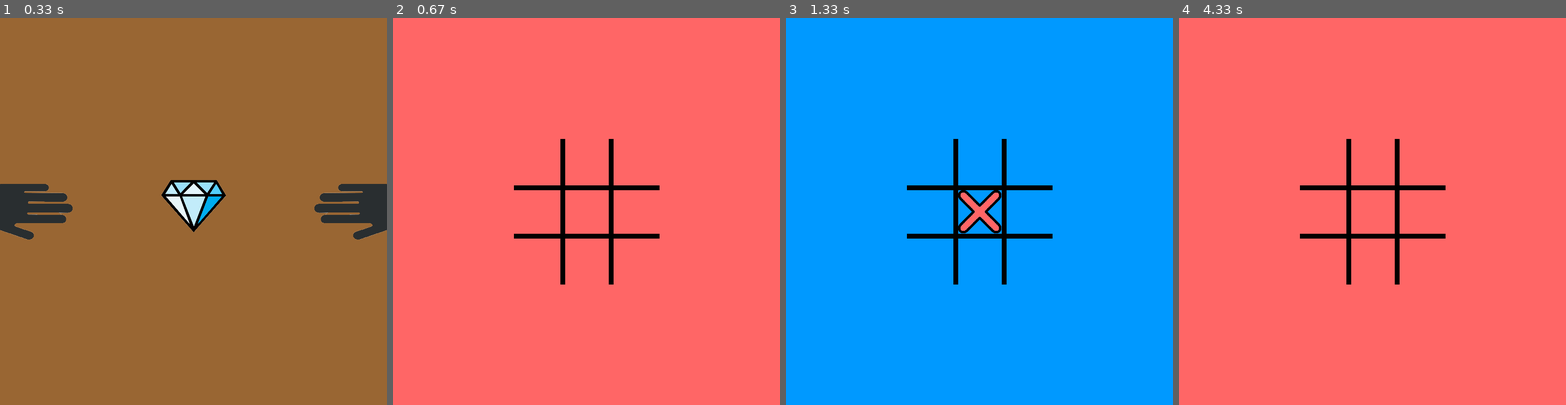
Above: before the commit, frames 1-4 (left to right).
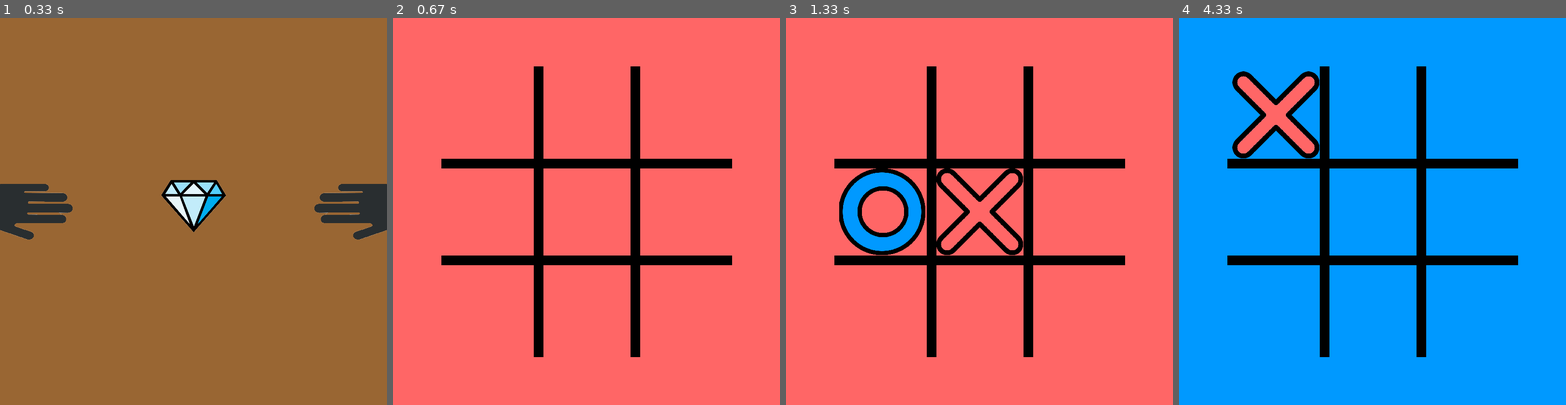
Above: after the commit, the same moments.

Repository: WingiM/PygameMiniGames
Game: pygame game, started from main.py
Two runs of this game, one before a commit and one after it. Both use one fixed random seed, a clock stepped at 60 frames per second and the inputs below.
Inputs (mouse positions are in pixels of both pictures, inside the frame that each line leads up to):
- Up to frame 1 (0.33 s): no input
- Up to frame 2 (0.67 s): tap Right Alt at 0.33 s
- Up to frame 3 (1.33 s): click (964, 226) at 0.72 s; click (886, 215) at 1.05 s
- Up to frame 4 (4.33 s): click (1252, 304) at 1.38 s; click (1271, 68) at 1.72 s; click (1353, 312) at 2.05 s; click (1360, 145) at 2.38 s; click (1473, 273) at 2.72 s; tap Space at 3.67 s; click (1248, 161) at 4.05 s

Frame 1 is identical in both runs. In frame 2, 8.6% of the frame differs, in the area x 12-88%, y 12-88%; in frame 3, 97%; in frame 4, 98%, in the area x 0-100%, y 0-100%.

Commit message:
Added win lines in TTT

Diff:
--- a/TicTacToe.py
+++ b/TicTacToe.py
@@ -2,7 +2,7 @@
 from Board import Board
 from load_image import load_image
 from load_sound import load_sound
-from constants import TTT_WIN_SOUND, TTT_CLICK_SOUND, COLORS
+from constants import TTT_WIN_SOUND, TTT_CLICK_SOUND, COLORS, WIDTH, HEIGHT
 
 size = width, height = 800, 800
 screen = pygame.display.set_mode(size)
@@ -25,6 +25,7 @@
         self.working = True
         self.won = None
         self.caption = 'Крестики-нолики'
+        self.won_cells = ()
 
     def set_view(self, left, top, cell_size):
         self.left = left
@@ -64,6 +65,7 @@
             self.working = False
             self.won = 'red' if self.board[y1][x1] == 1 else 'blue'
             pygame.mixer.Sound.play(TicTacToeBoard.win_sound)
+            self.won_cells = (p1, p3)
 
     def check_win(self):
         for i in range(3):
@@ -85,6 +87,29 @@
 
     def set_win(self):
         if self.won:
+            x1, y1 = self.won_cells[0]
+            x2, y2 = self.won_cells[1]
+            if x1 == x2 and y1 != y2:
+                x1 = (WIDTH - self.width * self.cell_size) // 2 + x1 * self.cell_size + self.cell_size // 2
+                x2 = (WIDTH - self.width * self.cell_size) // 2 + x2 * self.cell_size + self.cell_size // 2
+                y1 = (HEIGHT - self.height * self.cell_size) // 2 + y1 * self.cell_size
+                y2 = (HEIGHT - self.height * self.cell_size) // 2 + y2 * self.cell_size + self.cell_size
+            elif x1 != x2 and y1 == y2:
+                x1 = (WIDTH - self.width * self.cell_size) // 2 + x1 * self.cell_size
+                x2 = (WIDTH - self.width * self.cell_size) // 2 + x2 * self.cell_size + self.cell_size
+                y1 = (HEIGHT - self.height * self.cell_size) // 2 + y1 * self.cell_size + self.cell_size // 2
+                y2 = (HEIGHT - self.height * self.cell_size) // 2 + y2 * self.cell_size + self.cell_size // 2
+            elif x1 != x2 and y1 != y2 and x2 > x1:
+                x1 = (WIDTH - self.width * self.cell_size) // 2 + x1 * self.cell_size
+                x2 = (WIDTH - self.width * self.cell_size) // 2 + x2 * self.cell_size + self.cell_size
+                y1 = (HEIGHT - self.height * self.cell_size) // 2 + y1 * self.cell_size
+                y2 = (HEIGHT - self.height * self.cell_size) // 2 + y2 * self.cell_size + self.cell_size
+            else:
+                x1 = (WIDTH - self.width * self.cell_size) // 2 + x1 * self.cell_size + self.cell_size
+                x2 = (WIDTH - self.width * self.cell_size) // 2 + x2 * self.cell_size
+                y1 = (HEIGHT - self.height * self.cell_size) // 2 + y1 * self.cell_size
+                y2 = (HEIGHT - self.height * self.cell_size) // 2 + y2 * self.cell_size + self.cell_size
+            pygame.draw.line(self.screen, (255, 255, 255), (x1, y1), (x2, y2), 6)
             pygame.display.set_caption(f'Крестики нолики ({self.won.upper()} ПОБЕДИЛ!)')
 
     def restart(self):
--- a/constants.py
+++ b/constants.py
@@ -1,7 +1,6 @@
 # Объявление констант, определяющих работу игр
 SIZE = WIDTH, HEIGHT = 800, 800
 FPS = 60
-CELL_SIZE = 100  # Для игр с клетчатым полем (17.12.2020 - TicTacToe)
 SOUND_DIR = 'Sounds'
 LOAD_DIR = 'data'
 COLORS = {'red': (255, 102, 102),
@@ -10,6 +9,7 @@
 # Константы для игры в крестики-нолики
 TTT_CLICK_SOUND = 'click.mp3'
 TTT_WIN_SOUND = 'ttt_win.mp3'
+TTT_CELL_CIZE = 200
 
 # Константы для игры в сумо
 SUMO_WIN_SOUND = 'sumo_victory.mp3'
--- a/main.py
+++ b/main.py
@@ -12,7 +12,7 @@
 
 # Настройка игры в крестики нолики
 TicTacToe = TicTacToeBoard(screen)
-TicTacToe.set_view((WIDTH - TicTacToe.width * CELL_SIZE) // 2, (HEIGHT - TicTacToe.height * CELL_SIZE) // 2, CELL_SIZE)
+TicTacToe.set_view((WIDTH - TicTacToe.width * TTT_CELL_CIZE) // 2, (HEIGHT - TicTacToe.height * TTT_CELL_CIZE) // 2, TTT_CELL_CIZE)
 
 # Настройка игры в сумо
 SUMO_all_sprites = pygame.sprite.Group()
